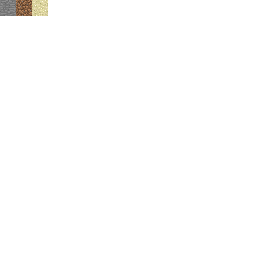
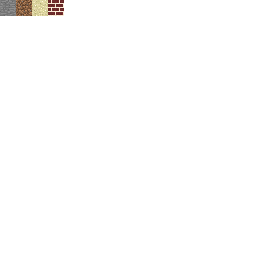
The second 256 x 256 image is a revision of the first. Changes to its layers:
added layer "brick" above "sand" over [48,0,64,16]
